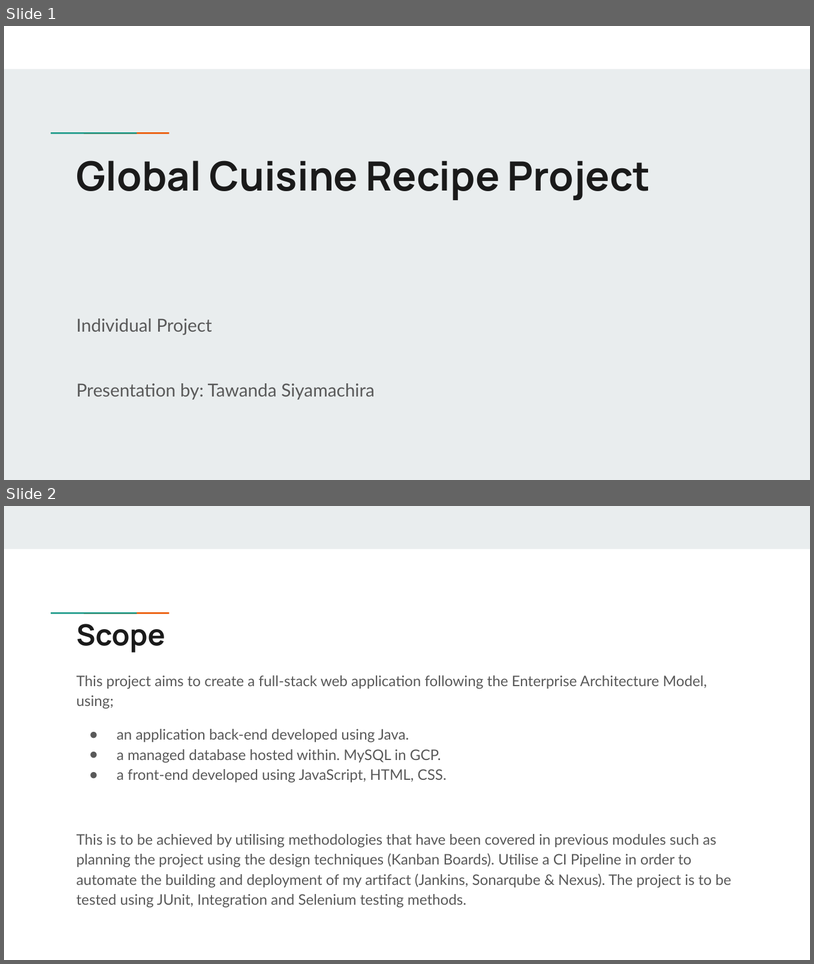
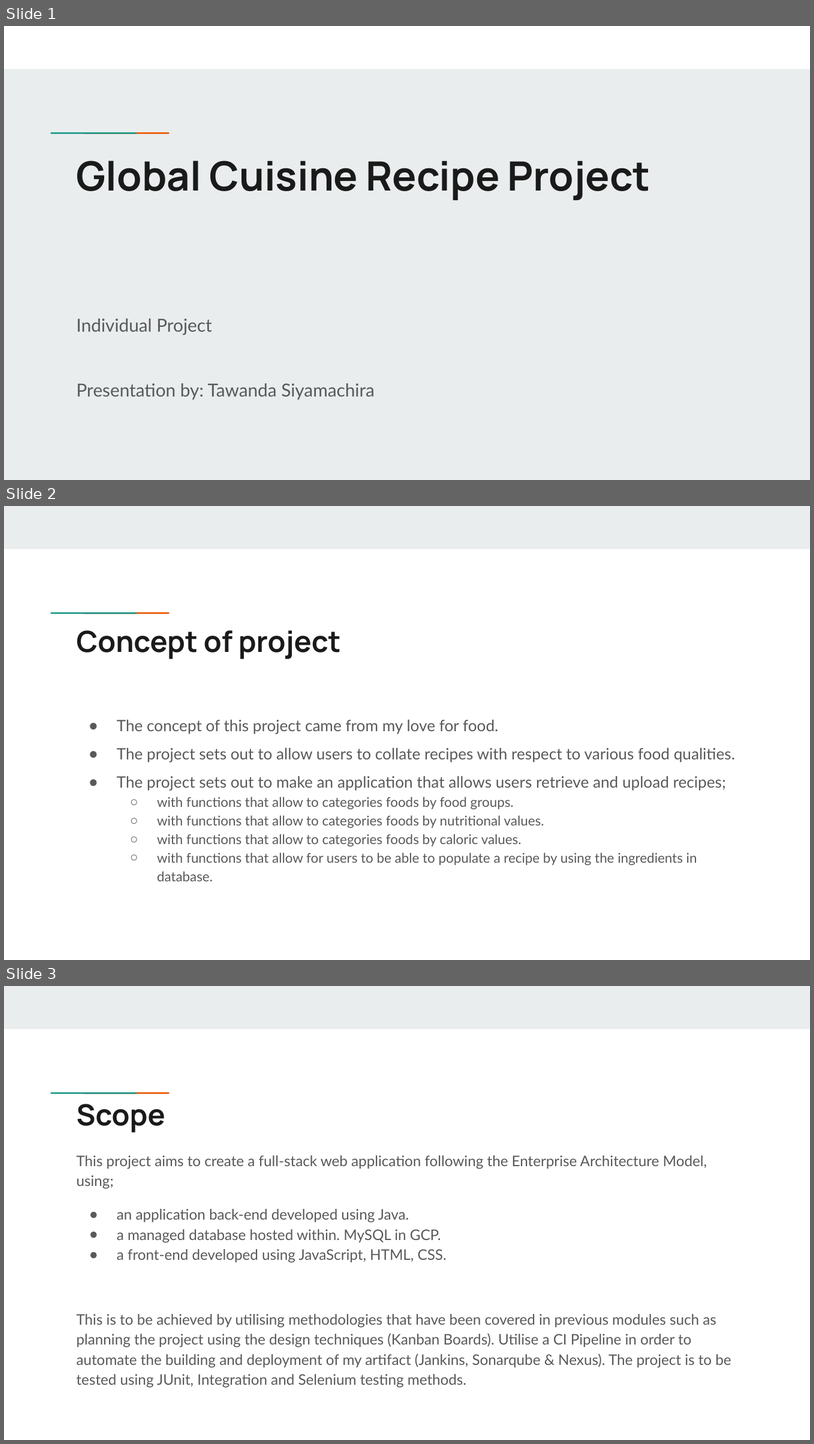
Before and after one commit to TSiyamachiraQA/Cooking-Recipe-Hobby-Project, a slide deck: Global Cuisine Recipe Project.pptx. Shown one above the other, each under a label of ours: slides 1 and 2 before the commit, slides 1, 2 and 3 after it. The pictures are 814x964 and 814x1444 pixels, drawn with LibreOffice and Linux fonts; fonts in the diff are those of the drawing. Boxes give left, top, right and bottom in pixels: in the first picture for what was removed or moved away, otherwise in the second. Text is boxed around its words. In the diff, an @@ line names an element or a change of style, - is before the commit and + after.

Commit message:
This commit includes the upload of the powerpoint presentation.

```diff
--- a/Global Cuisine Recipe Project.pptx
+++ b/Global Cuisine Recipe Project.pptx
@@ slide 2 added at bbox=[4, 506, 810, 960], background #FFFFFF; not listed: 3 template elements that a slide beside it also shows @@
@@ title added at bbox=[77, 630, 341, 659], 26 pt, text #1A1A1A, bold @@
+Concept of project
@@ text added at bbox=[117, 719, 735, 881], 12 pt, text #595959 @@
+● The concept of this project came from my love for food.
+● The project sets out to allow users to collate recipes with respect to various food qualities.
+● The project sets out to make an application that allows users retrieve and upload recipes;
+  ○ with functions that allow to categories foods by food groups.
+  ○ with functions that allow to categories foods by nutritional values.
+  ○ with functions that allow to categories foods by caloric values.
+  ○ with functions that allow for users to be able to populate a recipe by using the ingredients in database.
@@ what was slide 2 is now slide 3 @@
```
